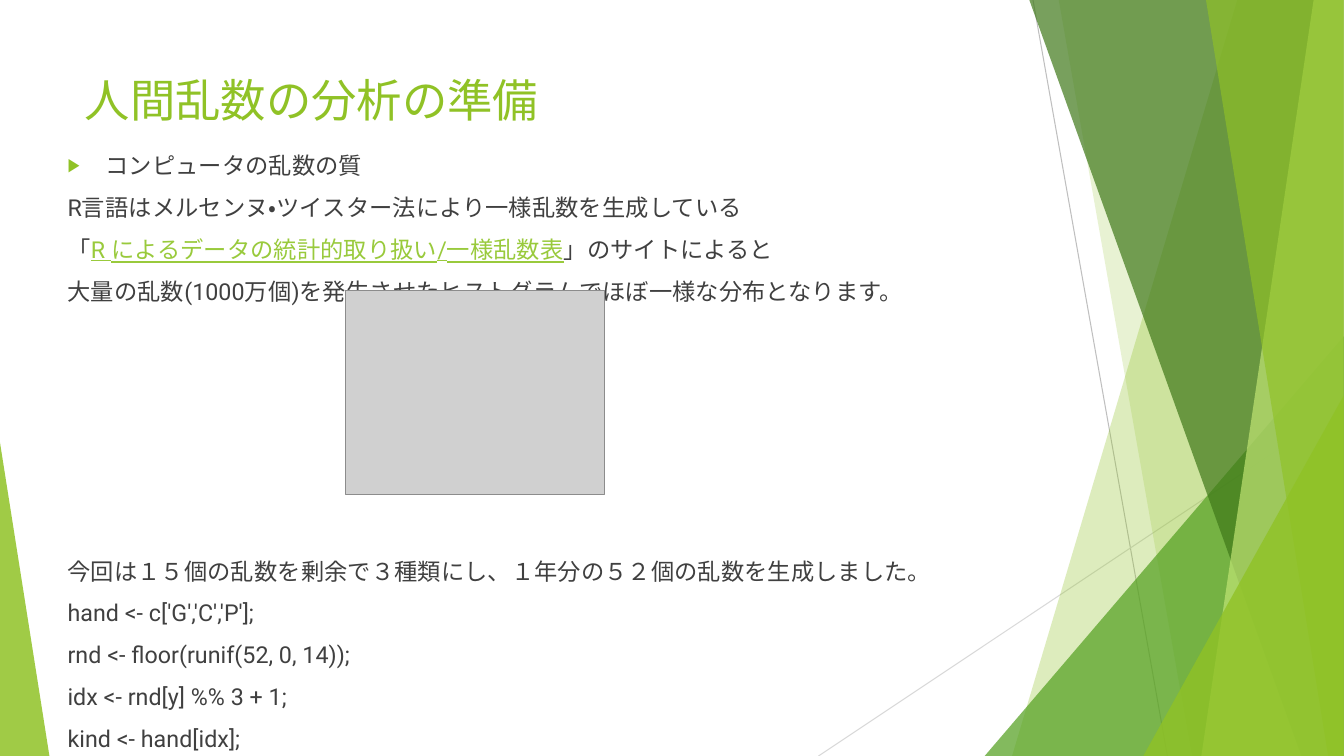
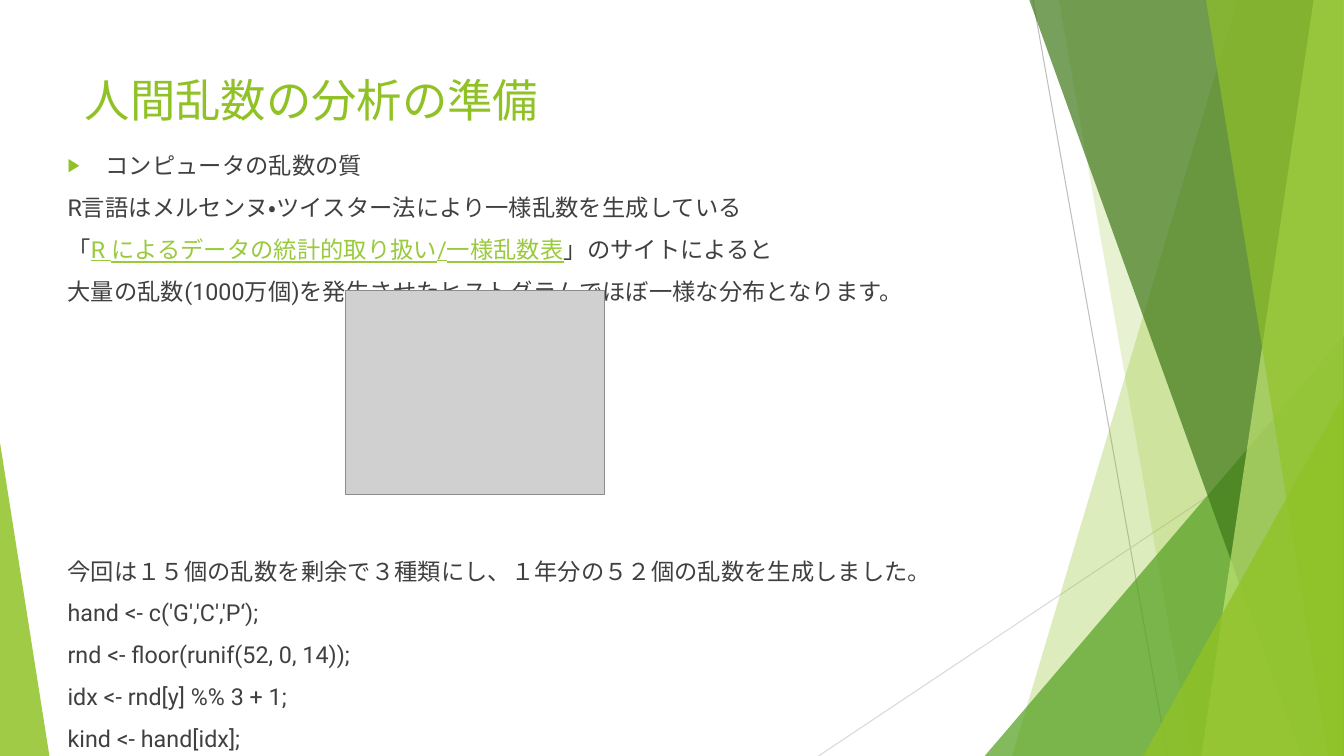
Before and after one commit to yaju/Sazae_R, a slide deck: slide 29 of サザエさんのじゃんけん.pptx. Drawn at 1344x756 pixels with LibreOffice and Linux fonts; fonts in the diff are those of the drawing; grey boxes stand for pictures. Boxes give left, top, right and bottom in pixels: in the first picture for what was removed or moved away, otherwise in the second. Text is boxed around its words. In the diff, an @@ line names an element or a change of style, - is before the commit and + after.

```diff
--- a/サザエさんのじゃんけん.pptx
+++ b/サザエさんのじゃんけん.pptx
@@ text at (68, 602, 258, 626): text changed @@
-hand <- c['G','C','P'];
+hand <- c('G','C','P‘);
```
Also in this commit, not shown: 6 other slides changed, 2 other files.
